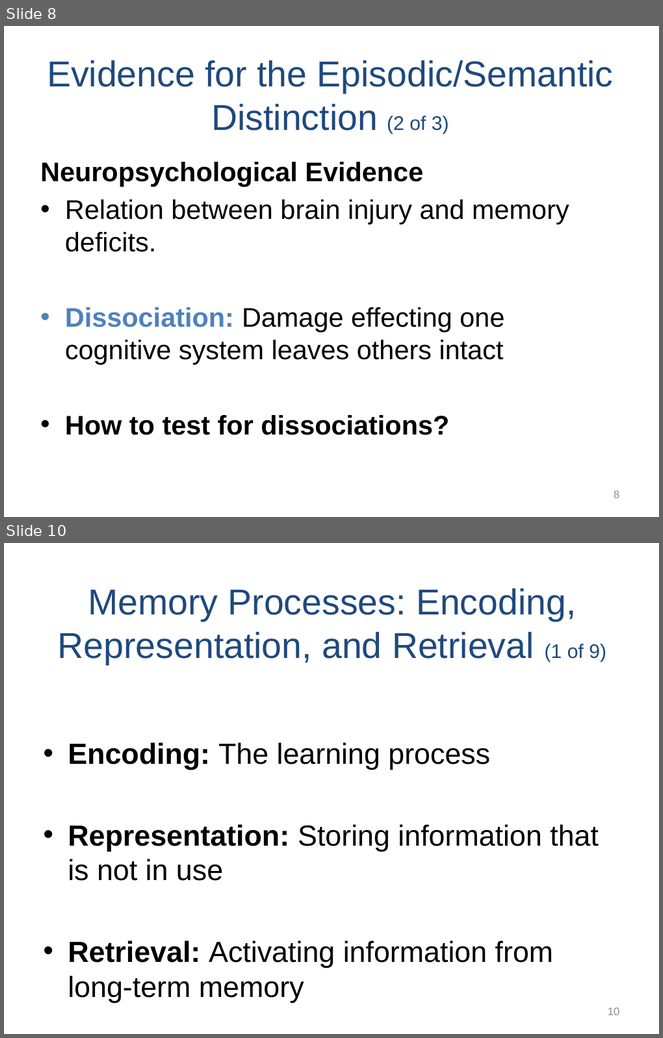
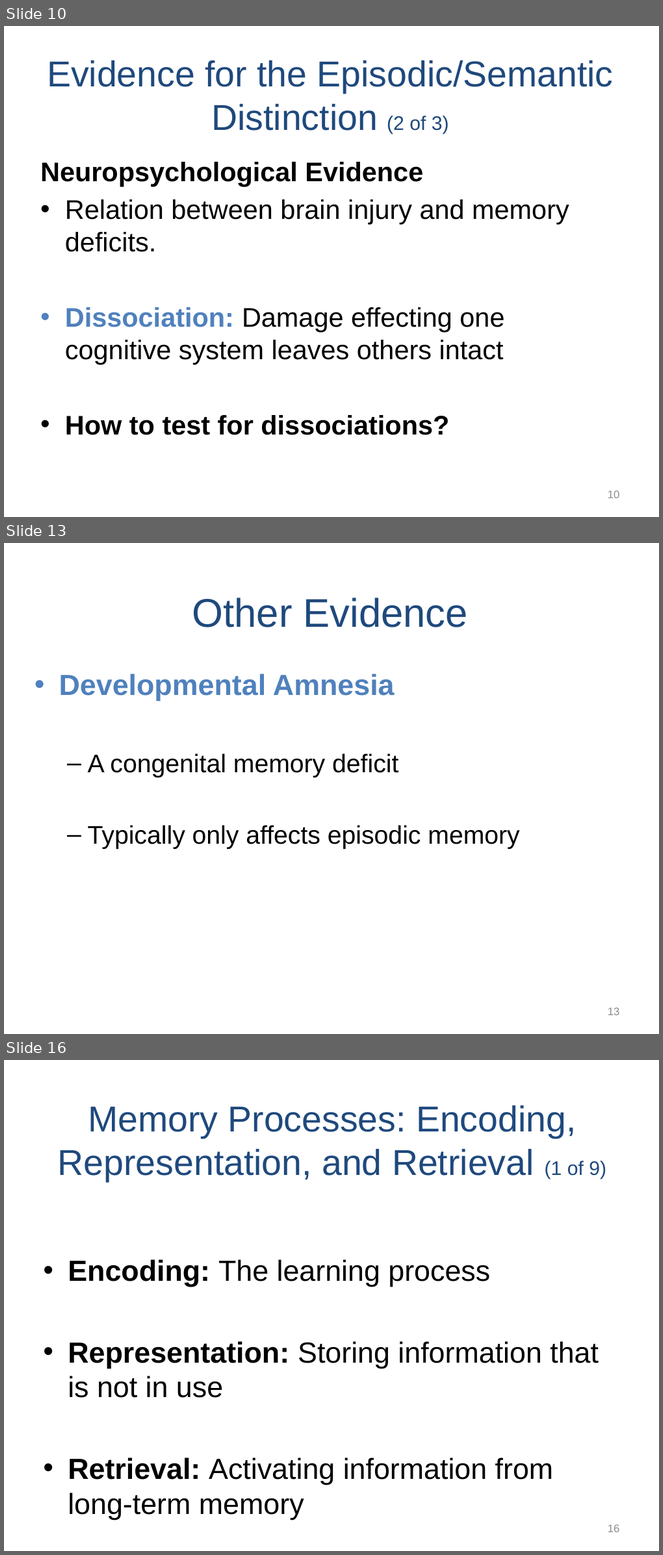
Before and after one commit to npm27/Teaching-Materials, a slide deck: Memory/Slides/Chapter 4.PPTX. Shown one above the other, each under a label of ours: slides 8 and 10 before the commit, slides 10, 13 and 16 after it; the slides between them are not shown. The pictures are 663x1038 and 663x1555 pixels, drawn with LibreOffice and Linux fonts; fonts in the diff are those of the drawing. Boxes give left, top, right and bottom in pixels: in the first picture for what was removed or moved away, otherwise in the second. Text is boxed around its words. In the diff, an @@ line names an element or a change of style, - is before the commit and + after.

```diff
--- a/Memory/Slides/Chapter 4.PPTX
+++ b/Memory/Slides/Chapter 4.PPTX
@@ slide 13 added at (x1=4, y1=543, x2=659, y2=1034), background #FFFFFF @@
@@ title added at (x1=192, y1=598, x2=468, y2=627), 44 pt, text #1F497D @@
+Other Evidence
@@ text added at (x1=59, y1=674, x2=519, y2=849), 28 pt, text #000000 @@
+• Developmental Amnesia
+  – A congenital memory deficit
+  – Typically only affects episodic memory
@@ page number added at (x1=608, y1=1008, x2=620, y2=1016), 12 pt, text #8C8C8C @@
+13
@@ what was slide 8 is now slide 10 @@
@@ page number at (x1=608, y1=491, x2=620, y2=499): text changed @@
-8
+10
@@ what was slide 10 is now slide 16 @@
@@ page number at (x1=608, y1=1525, x2=620, y2=1533): text changed @@
-10
+16
```
Also in this commit, not shown: 3 slides changed, 5 other slides added.
